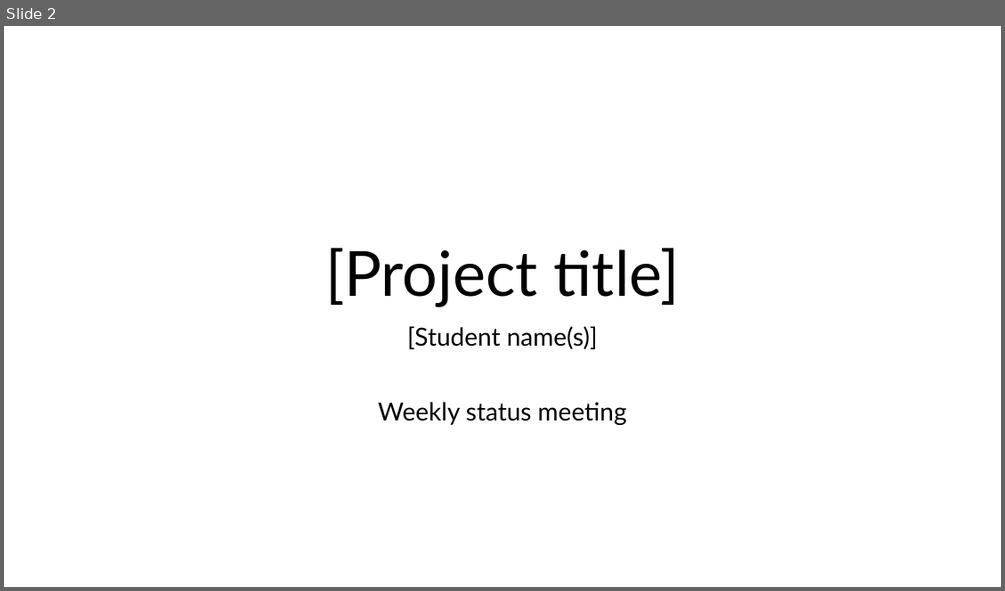
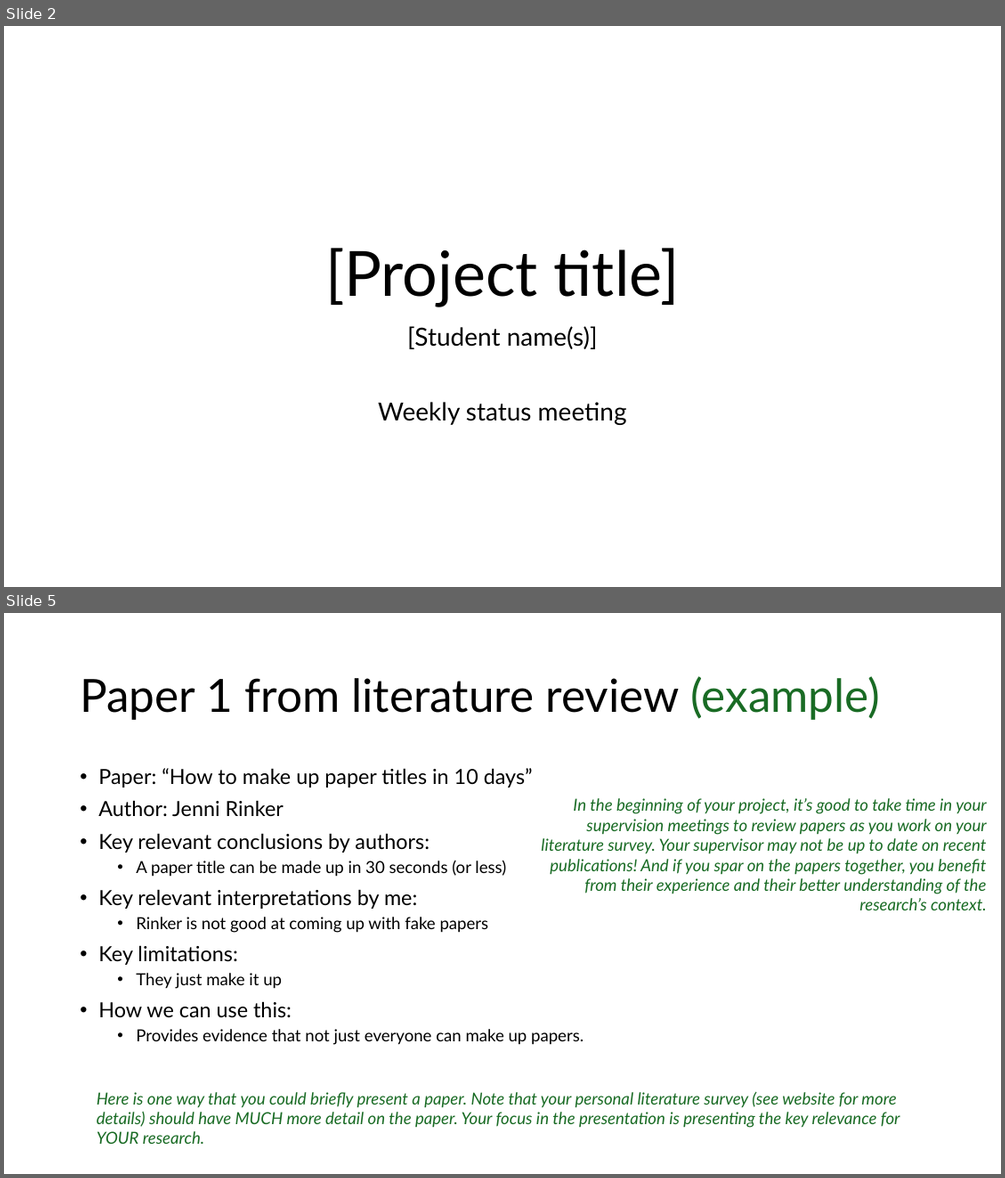
Before and after one commit to jennirinker/projects-with-jenni, a slide deck: docs/source/_static/YYYY.MM.DD_NAME_weekly.pptx. Shown one above the other, each under a label of ours: slide 2 before the commit, slides 2 and 5 after it; the slides between them are not shown. The pictures are 1005x591 and 1005x1178 pixels, drawn with LibreOffice and Linux fonts; fonts in the diff are those of the drawing. Boxes give left, top, right and bottom in pixels: in the first picture for what was removed or moved away, otherwise in the second. Text is boxed around its words. In the diff, an @@ line names an element or a change of style, - is before the commit and + after.

```diff
--- a/docs/source/_static/YYYY.MM.DD_NAME_weekly.pptx
+++ b/docs/source/_static/YYYY.MM.DD_NAME_weekly.pptx
@@ slide 5 added at (4, 613, 1001, 1174), background #FFFFFF @@
@@ title added at (80, 676, 881, 720), 44 pt, text #000000 @@
+Paper 1 from literature review (example)
@@ text added at (98, 768, 583, 1045), 20 pt, text #000000 @@
+• Paper: “How to make up paper titles in 10 days”
+• Author: Jenni Rinker
+• Key relevant conclusions by authors:
+  • A paper title can be made up in 30 seconds (or less)
+• Key relevant interpretations by me:
+  • Rinker is not good at coming up with fake papers
+• Key limitations:
+  • They just make it up
+• How we can use this:
+  • Provides evidence that not just everyone can make up papers.
@@ text added at (541, 798, 987, 910), 16 pt, text #196B24, italic @@
+In the beginning of your project, it’s good to take time in your supervision meetings to review papers as you work on your literature survey. Your supervisor may not be up to date on recent publications! And if you spar on the papers together, you benefit from their experience and their better understanding of the research’s context.
@@ text added at (97, 1091, 900, 1143), 16 pt, text #196B24, italic @@
+Here is one way that you could briefly present a paper. Note that your personal literature survey (see website for more details) should have MUCH more detail on the paper. Your focus in the presentation is presenting the key relevance for YOUR research.
```
Also in this commit, not shown: 1 slide changed, 5 other slides added, 5 slides removed.
